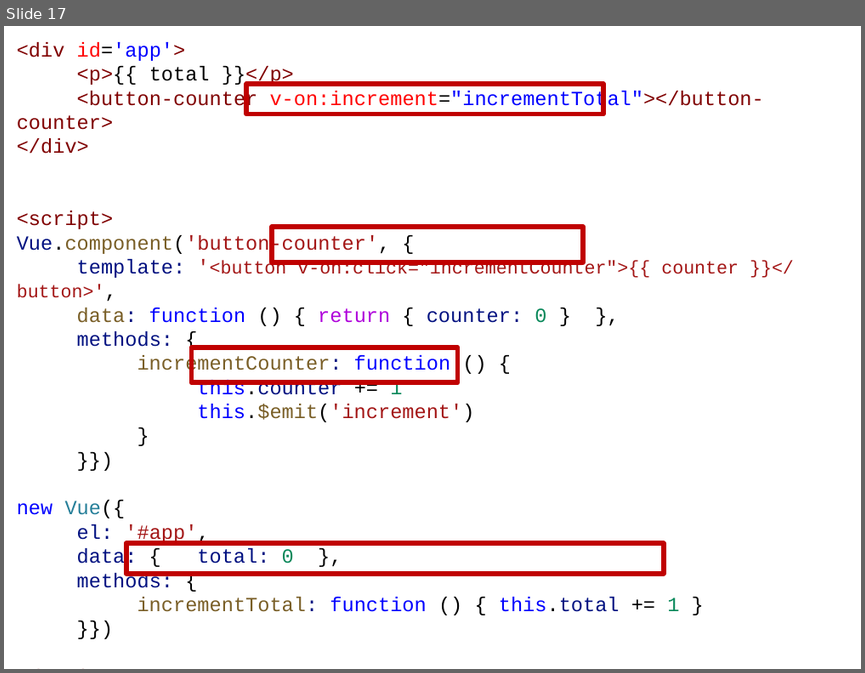
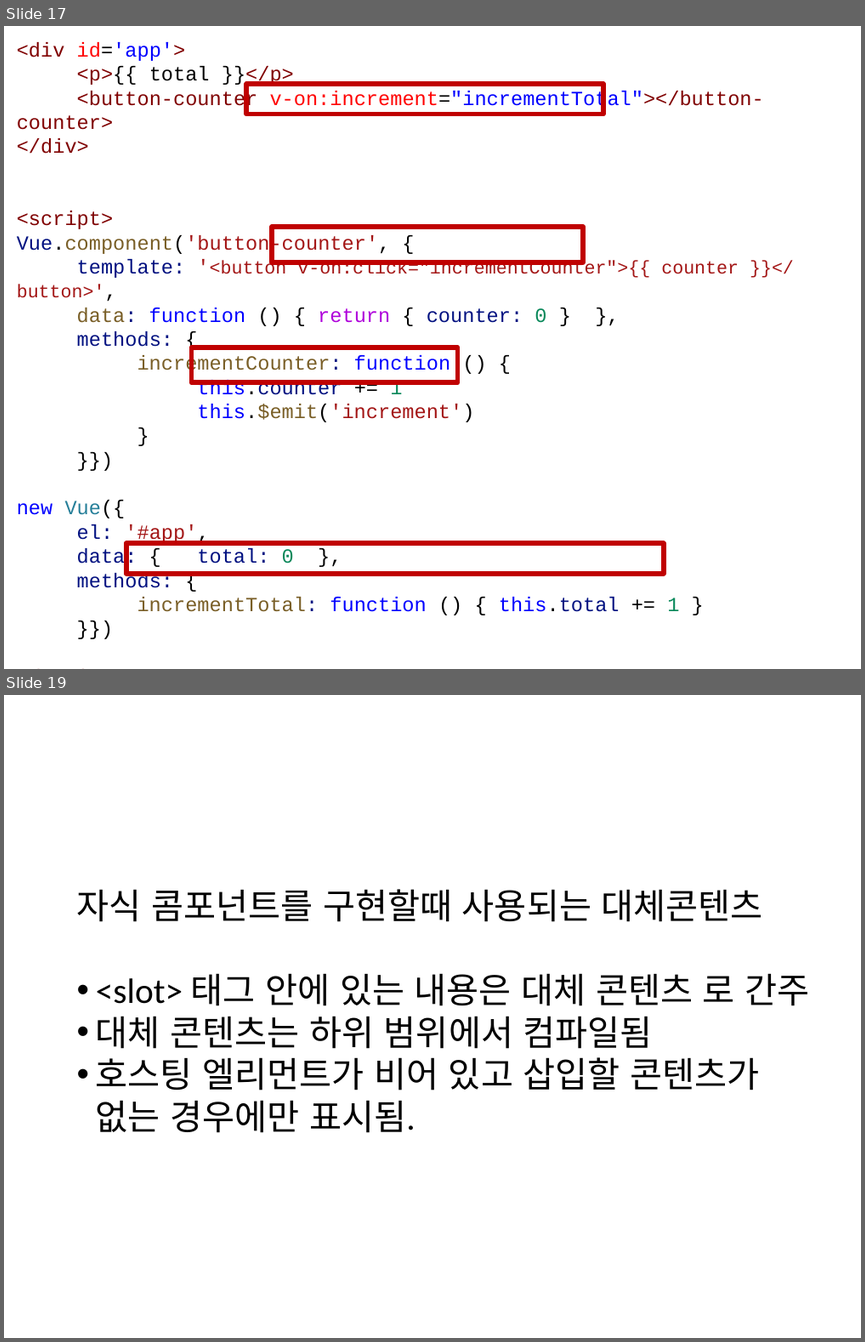
Before and after one commit to gninraw/VueTutorial, a slide deck: Lecture/2.Vue.js 산업체 특강(컴포넌트).pptx. Shown one above the other, each under a label of ours: slide 17 before the commit, slides 17 and 19 after it; the slides between them are not shown. The pictures are 865x673 and 865x1342 pixels, drawn with LibreOffice and Linux fonts; fonts in the diff are those of the drawing. Boxes give left, top, right and bottom in pixels: in the first picture for what was removed or moved away, otherwise in the second. Text is boxed around its words. In the diff, an @@ line names an element or a change of style, - is before the commit and + after.

```diff
--- a/Lecture/2.Vue.js 산업체 특강(컴포넌트).pptx
+++ b/Lecture/2.Vue.js 산업체 특강(컴포넌트).pptx
@@ slide 19 added at <box>4,695,861,1338</box>, background #FFFFFF @@
@@ text added at <box>77,889,809,1133</box>, 42 pt, text #000000 @@
+자식 콤포넌트를 구현할때 사용되는 대체콘텐츠
+• <slot> 태그 안에 있는 내용은 대체 콘텐츠 로 간주
+• 대체 콘텐츠는 하위 범위에서 컴파일됨
+• 호스팅 엘리먼트가 비어 있고 삽입할 콘텐츠가 없는 경우에만 표시됨.
```
Also in this commit, not shown: 1 slide changed, 2 other slides added.
